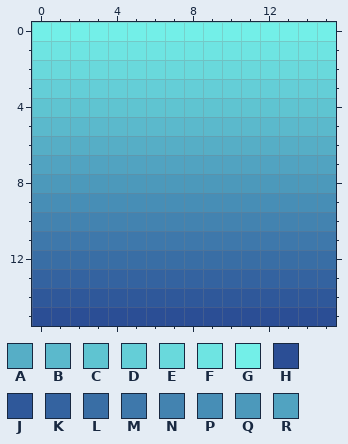
Two states of a pixel-art file, assets/cell_wall.aseprite. The first picture shows the starting point.
16x16 pixels, 1 frame.
Palette (. is transparent): A #56aec6  B #5bb9cc  C #5fc4d1  D #64ced7  E #69d9dc  F #6ee4e2  G #73efe8  H #2b4e95  J #2f589a  K #3463a0  L #396ea5  M #3e78ab  N #4383b0  P #478eb6  Q #4c99bb  R #51a3c1
Pixels before, first column x 0:
 0 GGGGGGGGGGGGGGGG
 1 FFFFFFFFFFFFFFFF
 2 EEEEEEEEEEEEEEEE
 3 DDDDDDDDDDDDDDDD
 4 CCCCCCCCCCCCCCCC
 5 BBBBBBBBBBBBBBBB
 6 AAAAAAAAAAAAAAAA
 7 RRRRRRRRRRRRRRRR
 8 QQQQQQQQQQQQQQQQ
 9 PPPPPPPPPPPPPPPP
10 NNNNNNNNNNNNNNNN
11 MMMMMMMMMMMMMMMM
12 LLLLLLLLLLLLLLLL
13 KKKKKKKKKKKKKKKK
14 JJJJJJJJJJJJJJJJ
15 HHHHHHHHHHHHHHHH
New version:
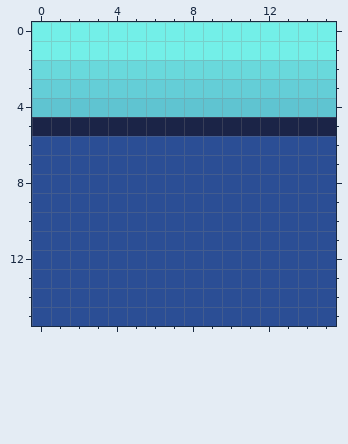
From old to new:
colour B: #5bb9cc -> #1b2447
y 1: x 0..15 FFFFFFFFFFFFFFFF -> GGGGGGGGGGGGGGGG
y 6: x 0..15 AAAAAAAAAAAAAAAA -> HHHHHHHHHHHHHHHH
y 7: x 0..15 RRRRRRRRRRRRRRRR -> HHHHHHHHHHHHHHHH
y 8: x 0..15 QQQQQQQQQQQQQQQQ -> HHHHHHHHHHHHHHHH
y 9: x 0..15 PPPPPPPPPPPPPPPP -> HHHHHHHHHHHHHHHH
y 10: x 0..15 NNNNNNNNNNNNNNNN -> HHHHHHHHHHHHHHHH
y 11: x 0..15 MMMMMMMMMMMMMMMM -> HHHHHHHHHHHHHHHH
y 12: x 0..15 LLLLLLLLLLLLLLLL -> HHHHHHHHHHHHHHHH
y 13: x 0..15 KKKKKKKKKKKKKKKK -> HHHHHHHHHHHHHHHH
y 14: x 0..15 JJJJJJJJJJJJJJJJ -> HHHHHHHHHHHHHHHH
Where, in picture pixels (left, top, right, bottom), the same in both pictures:
changed: (32, 41, 336, 307)
